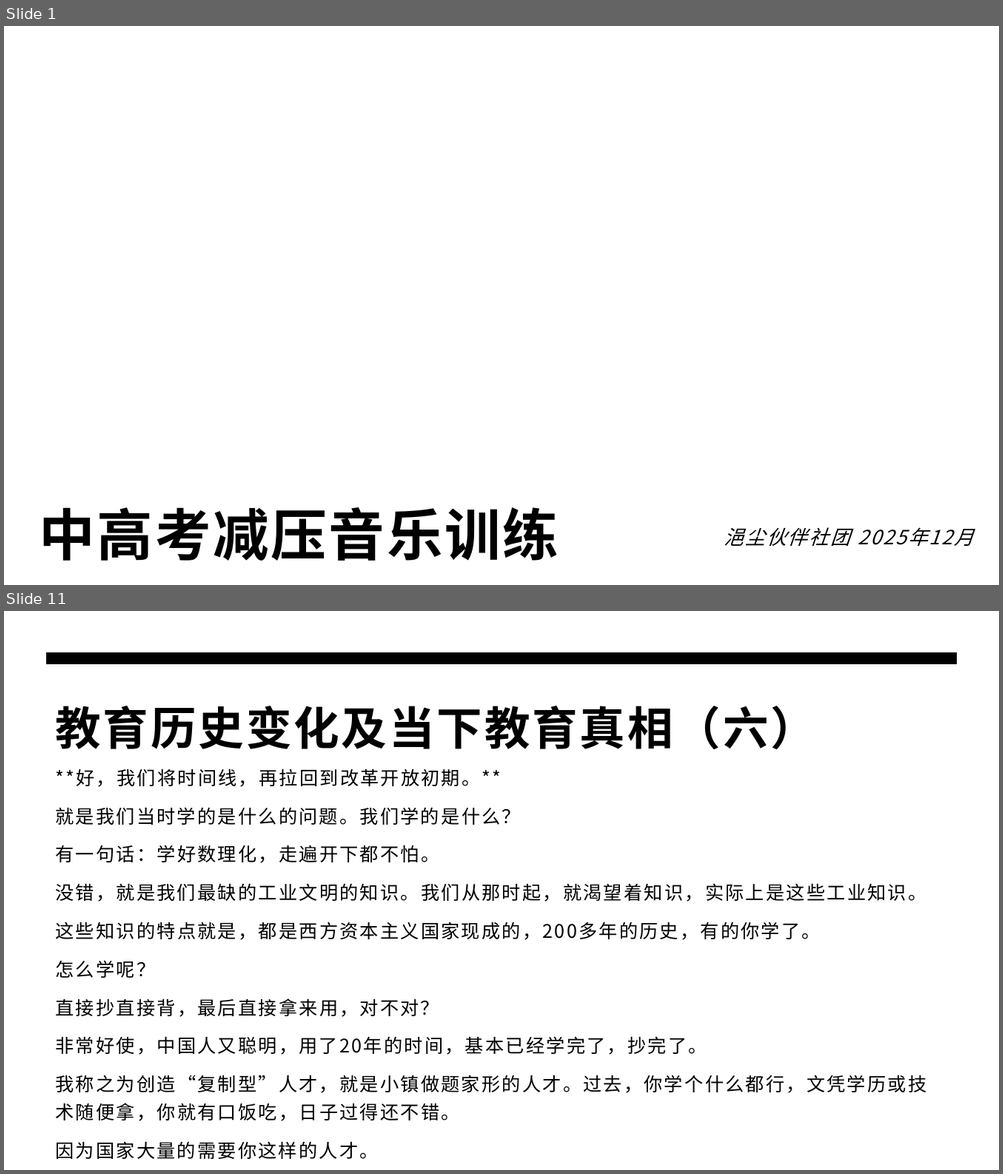
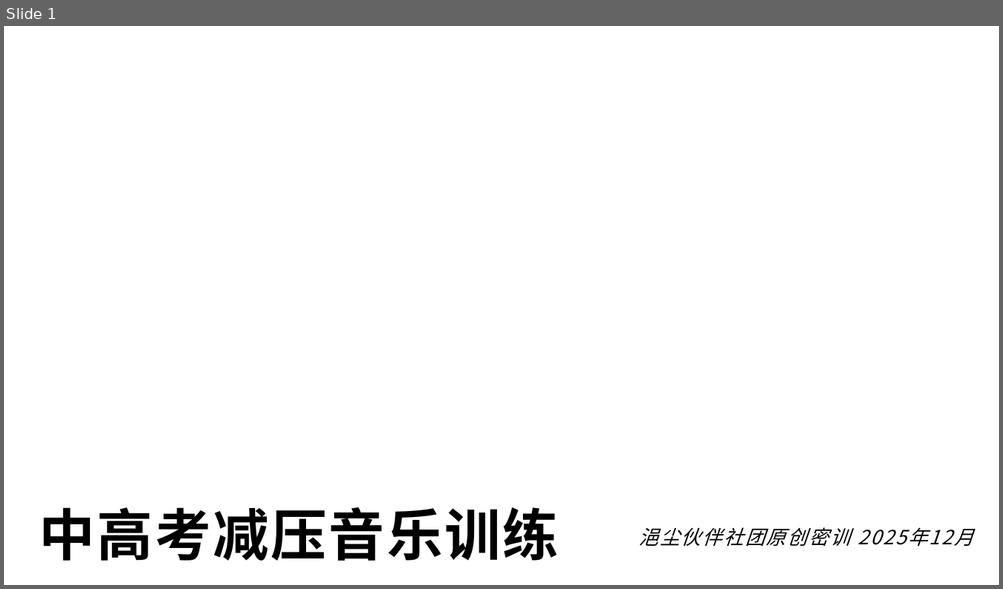
Before and after one commit to panxibei/writing, a slide deck: 44_心理学/浥尘伙伴社团原创：中高考音乐减压心理训练/PPT制作素材/浥尘伙伴社团原创：中高考音乐减压心理训练.pptx. Shown one above the other, each under a label of ours: slides 1 and 11 before the commit, slide 1 after it; the slides between them are not shown. The pictures are 1003x1174 and 1003x589 pixels, drawn with LibreOffice and Linux fonts; fonts in the diff are those of the drawing; background and template pictures are left out. Boxes give left, top, right and bottom in pixels: in the first picture for what was removed or moved away, otherwise in the second. Text is boxed around its words. In the diff, an @@ line names an element or a change of style, - is before the commit and + after.

```diff
--- a/44_心理学/浥尘伙伴社团原创：中高考音乐减压心理训练/PPT制作素材/浥尘伙伴社团原创：中高考音乐减压心理训练.pptx
+++ b/44_心理学/浥尘伙伴社团原创：中高考音乐减压心理训练/PPT制作素材/浥尘伙伴社团原创：中高考音乐减压心理训练.pptx
@@ slide 11 removed at box(4, 611, 999, 1170), background #FFFFFF @@
@@ freeform shape removed at box(46, 652, 957, 665) @@
@@ title removed at box(56, 706, 817, 749) @@
-教育历史变化及当下教育真相（六）
@@ text removed at box(56, 769, 927, 1159) @@
-**好，我们将时间线，再拉回到改革开放初期。**
-就是我们当时学的是什么的问题。我们学的是什么？
-有一句话：学好数理化，走遍开下都不怕。
-没错，就是我们最缺的工业文明的知识。我们从那时起，就渴望着知识，实际上是这些工业知识。
-这些知识的特点就是，都是西方资本主义国家现成的，200多年的历史，有的你学了。
-怎么学呢？
-直接抄直接背，最后直接拿来用，对不对？
-非常好使，中国人又聪明，用了20年的时间，基本已经学完了，抄完了。
-我称之为创造“复制型”人才，就是小镇做题家形的人才。过去，你学个什么都行，文凭学历或技术随便拿，你就有口饭吃，日子过得还不错。
-因为国家大量的需要你这样的人才。
@@ slide 1 changed as well @@
@@ subtitle at box(639, 528, 973, 546): text changed @@
-浥尘伙伴社团 2025年12月
+浥尘伙伴社团原创密训 2025年12月
```
Also in this commit, not shown: 24 slides added, 29 other slides removed, 2 other files.
